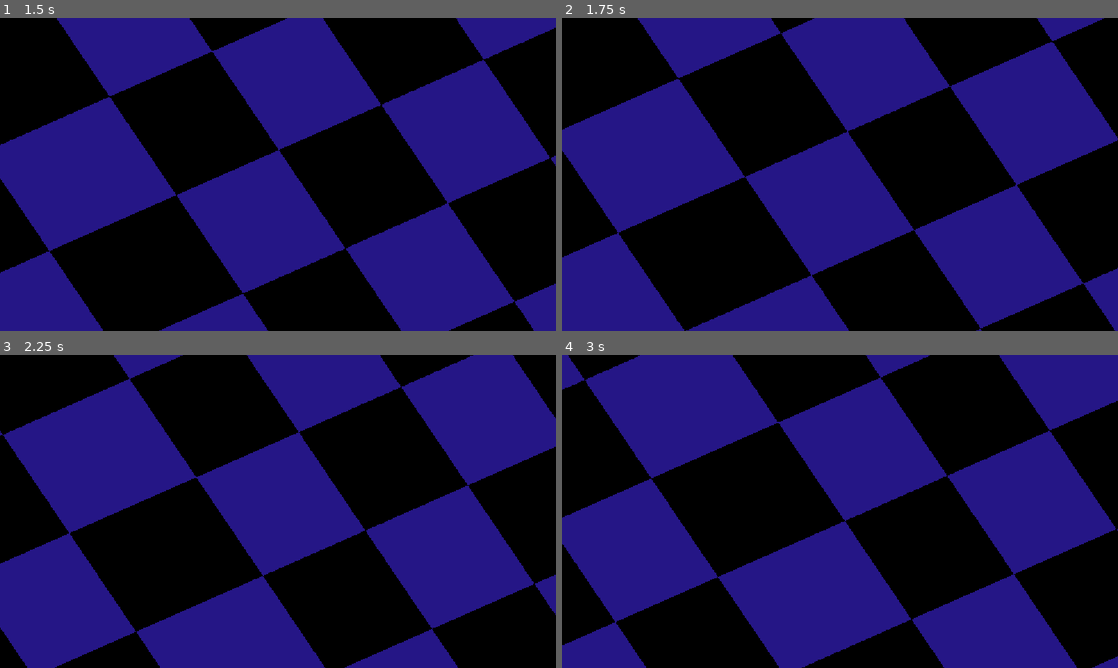
Above: before the commit, frames 1-4 (two rows, left to right).
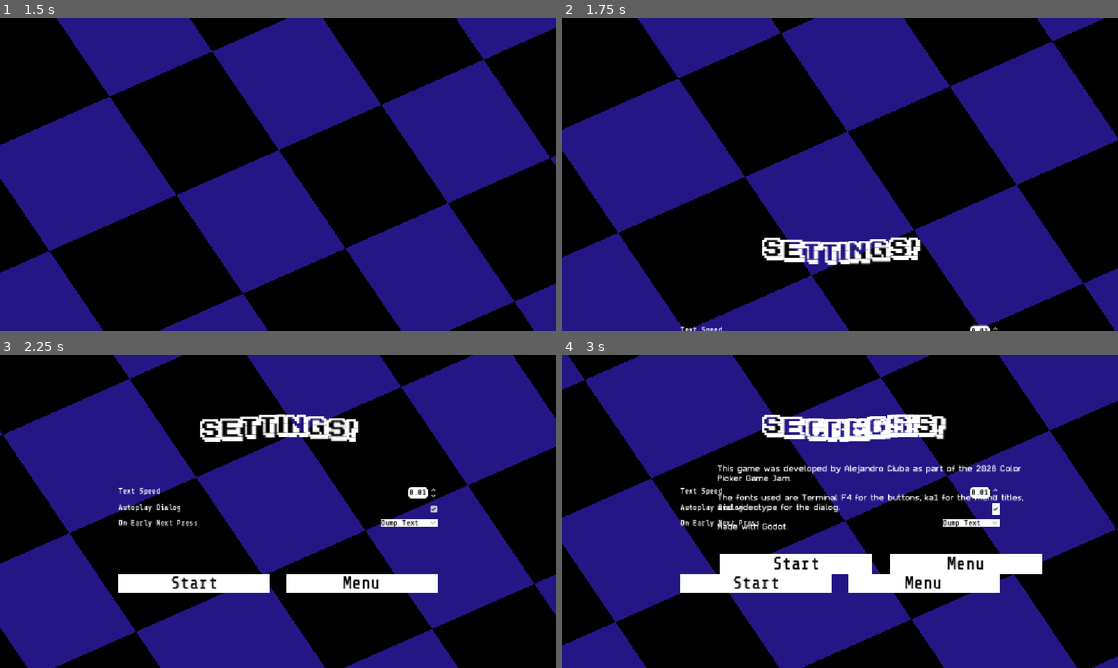
Above: after the commit, the same moments.

Repository: AlejandroCiuba/color-picker-game
Game: Godot game, scene res://scenes/levels/level.tscn
Same seed, same stepped clock (60 frames per second), same inputs: the game is played once before the commit and once after it.
Inputs (mouse positions are in pixels of both pictures, inside the frame that each line leads up to):
- Up to frame 1 (1.5 s): click "Options" at 0.5 s; click "Credits" at 1.25 s
- Up to frame 2 (1.75 s): no input
- Up to frame 3 (2.25 s): click (433, 508) at 2.02 s
- Up to frame 4 (3 s): click (973, 524) at 2.75 s, where only the run after the commit has a clickable "Dump Text"

Frame 1 is identical in both runs. In frame 2, 1.7% of the frame differs, in the area x 21-79%, y 70-100%; in frame 3, 5.6%; in frame 4, 11%, in the area x 21-87%, y 18-76%.

Commit message:
Removed test code in character and updated level to handle new menus for options and credits

Diff:
--- a/scenes/ents/character.gd
+++ b/scenes/ents/character.gd
@@ -79,16 +79,6 @@
 	_blink.start(randf_range(1.0, 5.0))
 
 
-func _process(_delta: float) -> void:
-
-	if Input.is_action_just_pressed("ui_left"):
-		_animhead.play("talk-happy")
-	elif Input.is_action_just_pressed("ui_right"):
-		_animhead.play("talk-sad")
-	elif Input.is_action_just_released("ui_left") or Input.is_action_just_released("ui_right"):
-		_animhead.play("RESET")
-
-
 func _ready() -> void:
 	_blink.timeout.connect(_on_blink_timeout)
 	_blink.start()
--- a/scenes/levels/level.gd
+++ b/scenes/levels/level.gd
@@ -58,7 +58,8 @@
 	casper.change_color(color)
 
 
-func _on_start_menu_game_started() -> void:
+func _on_game_started() -> void:
+	_settings()
 	story()
 
 
--- a/scenes/levels/level.tscn
+++ b/scenes/levels/level.tscn
@@ -5,6 +5,8 @@
 [ext_resource type="Shader" uid="uid://41ya64cjrjq2" path="res://resources/level/background.gdshader" id="3_d4w6o"]
 [ext_resource type="PackedScene" uid="uid://cwtaitecmo85m" path="res://scenes/ui/overlays/dialog_display.tscn" id="4_mbbpy"]
 [ext_resource type="PackedScene" uid="uid://ingvnj6cyb5s" path="res://scenes/ui/menus/start_menu.tscn" id="5_urvlt"]
+[ext_resource type="PackedScene" uid="uid://uo5dgu7nt7cg" path="res://scenes/ui/menus/options_menu.tscn" id="6_d4w6o"]
+[ext_resource type="PackedScene" uid="uid://b03gs86m5gpyq" path="res://scenes/ui/menus/credits_menu.tscn" id="7_mbbpy"]
 
 [sub_resource type="ShaderMaterial" id="ShaderMaterial_gilq1"]
 shader = ExtResource("3_d4w6o")
@@ -44,10 +46,11 @@
 grow_horizontal = 2
 grow_vertical = 2
 
-[node name="ColorPicker" type="CanvasLayer" parent="." unique_id=1223570371]
-layer = -1
+[node name="GameCanvases" type="Node" parent="." unique_id=1226046488]
 
-[node name="ColorControl" type="Control" parent="ColorPicker" unique_id=882266446]
+[node name="ColorPicker" type="CanvasLayer" parent="GameCanvases" unique_id=1223570371]
+
+[node name="ColorControl" type="Control" parent="GameCanvases/ColorPicker" unique_id=882266446]
 unique_name_in_owner = true
 layout_mode = 3
 anchors_preset = 15
@@ -58,7 +61,7 @@
 metadata/_edit_lock_ = true
 metadata/_edit_group_ = true
 
-[node name="MarginContainer" type="MarginContainer" parent="ColorPicker/ColorControl" unique_id=623103179]
+[node name="MarginContainer" type="MarginContainer" parent="GameCanvases/ColorPicker/ColorControl" unique_id=623103179]
 layout_mode = 1
 anchors_preset = 15
 anchor_right = 1.0
@@ -67,7 +70,7 @@
 grow_vertical = 2
 theme_override_constants/margin_left = 700
 
-[node name="ColorPicker" type="ColorPicker" parent="ColorPicker/ColorControl/MarginContainer" unique_id=1826280795]
+[node name="ColorPicker" type="ColorPicker" parent="GameCanvases/ColorPicker/ColorControl/MarginContainer" unique_id=1826280795]
 layout_mode = 2
 size_flags_horizontal = 4
 focus_behavior_recursive = 1
@@ -81,9 +84,9 @@
 hex_visible = false
 presets_visible = false
 
-[node name="Dialog" type="CanvasLayer" parent="." unique_id=1151189233]
+[node name="Dialog" type="CanvasLayer" parent="GameCanvases" unique_id=1151189233]
 
-[node name="CasperDialog" parent="Dialog" unique_id=315318346 instance=ExtResource("4_mbbpy")]
+[node name="CasperDialog" parent="GameCanvases/Dialog" unique_id=315318346 instance=ExtResource("4_mbbpy")]
 unique_name_in_owner = true
 offset_left = 246.0
 offset_top = 685.0
@@ -92,11 +95,23 @@
 scale = Vector2(0.35130125, 0.35130125)
 dialog_id = "Casper"
 word_time = 0.01
-on_early_button_press = "Skip"
-autoplay_dialog = true
 
-[node name="StartMenu" parent="." unique_id=1697332222 instance=ExtResource("5_urvlt")]
+[node name="MenuCanvases" type="Node" parent="." unique_id=889994029]
+
+[node name="StartMenu" parent="MenuCanvases" unique_id=1697332222 node_paths=PackedStringArray("options_menu", "credits_menu") instance=ExtResource("5_urvlt")]
 unique_name_in_owner = true
+options_menu = NodePath("../OptionsMenu")
+credits_menu = NodePath("../CreditsMenu")
 
-[connection signal="color_changed" from="ColorPicker/ColorControl/MarginContainer/ColorPicker" to="." method="_on_color_picker_color_changed"]
-[connection signal="game_started" from="StartMenu" to="." method="_on_start_menu_game_started"]
+[node name="OptionsMenu" parent="MenuCanvases" unique_id=1708242226 node_paths=PackedStringArray("start_menu") instance=ExtResource("6_d4w6o")]
+visible = false
+start_menu = NodePath("../StartMenu")
+
+[node name="CreditsMenu" parent="MenuCanvases" unique_id=1877508348 node_paths=PackedStringArray("start_menu") instance=ExtResource("7_mbbpy")]
+visible = false
+start_menu = NodePath("../StartMenu")
+
+[connection signal="color_changed" from="GameCanvases/ColorPicker/ColorControl/MarginContainer/ColorPicker" to="." method="_on_color_picker_color_changed"]
+[connection signal="game_started" from="MenuCanvases/StartMenu" to="." method="_on_game_started"]
+[connection signal="game_started" from="MenuCanvases/OptionsMenu" to="." method="_on_game_started"]
+[connection signal="game_started" from="MenuCanvases/CreditsMenu" to="." method="_on_game_started"]
--- /dev/null
+++ b/scenes/ui/menus/credits_menu.gd
@@ -0,0 +1,57 @@
+extends Menu
+
+@export_category("Tween Delays")
+@export var delay_time_start: float = 1E-2
+
+@export_category("Menus")
+@export var start_menu: Menu = null
+
+
+func _on_button_pressed(_button: BaseButton, menu: String) -> void:
+
+	match menu:
+		"start":
+			await _exit_tween()
+			game_started.emit()
+		"main":
+			await _exit_tween()
+			main_opened.emit()
+
+	hide()
+
+
+func _entrance_tween() -> void:
+
+	show()
+
+	var tween: Tween = create_tween()
+	tween.set_trans(Tween.TRANS_BACK).set_ease(Tween.EASE_IN_OUT)
+	tween.set_parallel(true)
+	for i in range(items.size()):
+		tween.tween_property(items[i], "offset_transform_position:x", 0.0, 0.75 + (i * delay_time_start)).from_current()
+
+	await tween.finished
+
+
+func _exit_tween() -> void:
+
+	var tween: Tween = create_tween()
+	tween.set_trans(Tween.TRANS_BACK).set_ease(Tween.EASE_IN_OUT)
+	tween.set_parallel(true)
+	for i in range(items.size()):
+		tween.tween_property(items[i], "offset_transform_position:x", -1000.0, 0.75 + (i * delay_time_start)).from_current()
+
+	await tween.finished
+
+
+func _ready() -> void:
+
+	super()
+
+	hide()
+	for item in items:
+		item.offset_transform_position.x = -1000.0
+
+	if start_menu == null:
+		return
+	start_menu.credits_opened.connect(_entrance_tween)
--- /dev/null
+++ b/scenes/ui/menus/credits_menu.tscn
@@ -0,0 +1,88 @@
+[gd_scene format=3 uid="uid://b03gs86m5gpyq"]
+
+[ext_resource type="Script" uid="uid://cd47su8mr3pv2" path="res://scenes/ui/menus/credits_menu.gd" id="1_scm5y"]
+[ext_resource type="FontFile" uid="uid://c0asq15ilv8xa" path="res://assets/fonts/ka1.ttf" id="2_sqv04"]
+[ext_resource type="Script" uid="uid://rhi57vlt36pi" path="res://scenes/ui/overlays/animated_button.gd" id="3_3huj3"]
+[ext_resource type="FontFile" uid="uid://bjpigie2n8pg6" path="res://assets/fonts/videotype/videotype.ttf" id="3_sqv04"]
+
+[node name="CreditsMenu" type="CanvasLayer" unique_id=1708242226 node_paths=PackedStringArray("items")]
+script = ExtResource("1_scm5y")
+items = [NodePath("Control/MarginContainer/VBoxContainer/Title"), NodePath("Control/MarginContainer/VBoxContainer/Credits"), NodePath("Control/MarginContainer/VBoxContainer/ButtonsContainer/Start"), NodePath("Control/MarginContainer/VBoxContainer/ButtonsContainer/Menu")]
+
+[node name="Control" type="Control" parent="." unique_id=1043757605]
+layout_mode = 3
+anchors_preset = 15
+anchor_right = 1.0
+anchor_bottom = 1.0
+grow_horizontal = 2
+grow_vertical = 2
+offset_transform_enabled = true
+
+[node name="MarginContainer" type="MarginContainer" parent="Control" unique_id=970617572]
+layout_mode = 1
+anchors_preset = 15
+anchor_right = 1.0
+anchor_bottom = 1.0
+grow_horizontal = 2
+grow_vertical = 2
+theme_override_constants/margin_left = 245
+theme_override_constants/margin_top = 122
+theme_override_constants/margin_right = 245
+
+[node name="VBoxContainer" type="VBoxContainer" parent="Control/MarginContainer" unique_id=643931334]
+layout_mode = 2
+theme_override_constants/separation = 48
+
+[node name="Title" type="RichTextLabel" parent="Control/MarginContainer/VBoxContainer" unique_id=263914929]
+unique_name_in_owner = true
+clip_contents = false
+layout_mode = 2
+offset_transform_enabled = true
+theme_override_fonts/normal_font = ExtResource("2_sqv04")
+theme_override_font_sizes/normal_font_size = 48
+bbcode_enabled = true
+text = "[wave amp=50]Credits![/wave]"
+fit_content = true
+scroll_active = false
+horizontal_alignment = 1
+vertical_alignment = 1
+
+[node name="Credits" type="RichTextLabel" parent="Control/MarginContainer/VBoxContainer" unique_id=1810868635]
+unique_name_in_owner = true
+layout_mode = 2
+size_flags_vertical = 0
+theme_override_fonts/normal_font = ExtResource("3_sqv04")
+text = "This game was developed by Alejandro Ciuba as part of the 2026 Color Picker Game Jam.
+
+The fonts used are Terminal F4 for the buttons, ka1 for the menu titles, and videotype for the dialog.
+
+Made with Godot."
+fit_content = true
+
+[node name="ButtonsContainer" type="HBoxContainer" parent="Control/MarginContainer/VBoxContainer" unique_id=1855886735]
+unique_name_in_owner = true
+layout_mode = 2
+theme_override_constants/separation = 32
+
+[node name="Start" type="Button" parent="Control/MarginContainer/VBoxContainer/ButtonsContainer" unique_id=1260980792]
+unique_name_in_owner = true
+layout_mode = 2
+size_flags_horizontal = 3
+theme_override_font_sizes/font_size = 36
+text = "Start"
+script = ExtResource("3_3huj3")
+tween_size = Vector2(1.15, 1.15)
+metadata/_custom_type_script = "uid://rhi57vlt36pi"
+
+[node name="Menu" type="Button" parent="Control/MarginContainer/VBoxContainer/ButtonsContainer" unique_id=1859220503]
+unique_name_in_owner = true
+layout_mode = 2
+size_flags_horizontal = 3
+theme_override_font_sizes/font_size = 36
+text = "Menu"
+script = ExtResource("3_3huj3")
+tween_size = Vector2(1.15, 1.15)
+metadata/_custom_type_script = "uid://rhi57vlt36pi"
+
+[connection signal="pressed" from="Control/MarginContainer/VBoxContainer/ButtonsContainer/Start" to="." method="_on_button_pressed" flags=18 binds= ["start"]]
+[connection signal="pressed" from="Control/MarginContainer/VBoxContainer/ButtonsContainer/Menu" to="." method="_on_button_pressed" flags=18 binds= ["main"]]
--- /dev/null
+++ b/scenes/ui/menus/menu.gd
@@ -0,0 +1,27 @@
+@abstract class_name Menu
+extends CanvasLayer
+
+@warning_ignore("unused_signal")
+signal game_started()
+@warning_ignore("unused_signal")
+signal options_opened()
+@warning_ignore("unused_signal")
+signal credits_opened()
+@warning_ignore("unused_signal")
+signal main_opened()
+
+@export var items: Array[Control] = []
+
+
+@abstract func _on_button_pressed(button: BaseButton, menu: String) -> void
+
+
+@abstract func _entrance_tween() -> void
+
+
+@abstract func _exit_tween() -> void
+
+
+func _ready() -> void:
+	for item in items:
+		item.offset_transform_enabled = true
--- /dev/null
+++ b/scenes/ui/menus/options_menu.gd
@@ -0,0 +1,75 @@
+extends Menu
+
+
+@export_category("Tween Delays")
+@export var delay_time_start: float = 1E-2
+
+
+@export_category("Menus")
+@export var start_menu: Menu = null
+
+
+func _entrance_tween() -> void:
+
+	show()
+
+	var tween: Tween = create_tween()
+	tween.set_trans(Tween.TRANS_BACK).set_ease(Tween.EASE_IN_OUT)
+	tween.set_parallel(true)
+	for i in range(items.size()):
+		tween.tween_property(items[i], "offset_transform_position:y", 0.0, 0.75 + (i * delay_time_start)).from_current()
+
+	await tween.finished
+
+
+func _exit_tween() -> void:
+
+	var tween: Tween = create_tween()
+	tween.set_trans(Tween.TRANS_BACK).set_ease(Tween.EASE_IN_OUT)
+	tween.set_parallel(true)
+	for i in range(items.size()):
+		tween.tween_property(items[i], "offset_transform_position:y", 1000.0, 0.75 + (i * delay_time_start)).from_current()
+
+	await tween.finished
+
+
+func _on_button_pressed(_button: BaseButton, menu: String) -> void:
+
+	match menu:
+		"start":
+			await _exit_tween()
+			game_started.emit()
+		"main":
+			await _exit_tween()
+			main_opened.emit()
+
+	hide()
+
+
+func _on_text_speed_value_changed(value: float) -> void:
+	Settings.text_speed = value
+
+
+func _on_autoplay_toggled(toggled_on: bool) -> void:
+	Settings.autoplay_dialog = toggled_on
+
+
+func _on_next_options_item_selected(index: int, source: OptionButton) -> void:
+	Settings.on_next_press = source.get_item_text(index)
+
+
+func _ready() -> void:
+
+	super()
+
+	%TextSpeed.value = Settings.text_speed
+	%Autoplay.set_pressed_no_signal(Settings.autoplay_dialog)
+	Settings.on_next_press = %NextOptions.get_item_text(%NextOptions.selected)
+
+	hide()
+	for item in items:
+		item.offset_transform_position.y = 1000.0
+
+	if start_menu == null:
+		return
+	start_menu.options_opened.connect(_entrance_tween)
--- a/scenes/ui/menus/options_menu.tscn
+++ b/scenes/ui/menus/options_menu.tscn
@@ -1,8 +1,12 @@
 [gd_scene format=3 uid="uid://uo5dgu7nt7cg"]
 
 [ext_resource type="FontFile" uid="uid://c0asq15ilv8xa" path="res://assets/fonts/ka1.ttf" id="1_8sva7"]
+[ext_resource type="Script" uid="uid://b5yqwtbrbkaou" path="res://scenes/ui/menus/options_menu.gd" id="1_etp0f"]
+[ext_resource type="Script" uid="uid://rhi57vlt36pi" path="res://scenes/ui/overlays/animated_button.gd" id="2_2lvmk"]
 
-[node name="OptionsMenu" type="CanvasLayer" unique_id=1708242226]
+[node name="OptionsMenu" type="CanvasLayer" unique_id=1708242226 node_paths=PackedStringArray("items")]
+script = ExtResource("1_etp0f")
+items = [NodePath("Control/MarginContainer/VBoxContainer/Title"), NodePath("Control/MarginContainer/VBoxContainer/VBoxContainer/TextSpeedContainer"), NodePath("Control/MarginContainer/VBoxContainer/VBoxContainer/AutoplayContainer"), NodePath("Control/MarginContainer/VBoxContainer/VBoxContainer/NextOptionsContainer"), NodePath("Control/MarginContainer/VBoxContainer/ButtonsContainer")]
 
 [node name="Control" type="Control" parent="." unique_id=1043757605]
 layout_mode = 3
@@ -11,6 +15,7 @@
 anchor_bottom = 1.0
 grow_horizontal = 2
 grow_vertical = 2
+offset_transform_enabled = true
 
 [node name="MarginContainer" type="MarginContainer" parent="Control" unique_id=970617572]
 layout_mode = 1
@@ -45,16 +50,17 @@
 layout_mode = 2
 theme_override_constants/separation = 8
 
-[node name="HBoxContainer" type="HBoxContainer" parent="Control/MarginContainer/VBoxContainer/VBoxContainer" unique_id=1454191651]
+[node name="TextSpeedContainer" type="HBoxContainer" parent="Control/MarginContainer/VBoxContainer/VBoxContainer" unique_id=1454191651]
+unique_name_in_owner = true
 layout_mode = 2
 size_flags_vertical = 3
 
-[node name="RichTextLabel" type="RichTextLabel" parent="Control/MarginContainer/VBoxContainer/VBoxContainer/HBoxContainer" unique_id=384413521]
+[node name="RichTextLabel" type="RichTextLabel" parent="Control/MarginContainer/VBoxContainer/VBoxContainer/TextSpeedContainer" unique_id=384413521]
 layout_mode = 2
 size_flags_horizontal = 3
 text = "Text Speed"
 
-[node name="TextSpeed" type="SpinBox" parent="Control/MarginContainer/VBoxContainer/VBoxContainer/HBoxContainer" unique_id=812718737]
+[node name="TextSpeed" type="SpinBox" parent="Control/MarginContainer/VBoxContainer/VBoxContainer/TextSpeedContainer" unique_id=812718737]
 unique_name_in_owner = true
 layout_mode = 2
 size_flags_horizontal = 10
@@ -62,37 +68,40 @@
 step = 0.01
 alignment = 1
 
-[node name="HBoxContainer3" type="HBoxContainer" parent="Control/MarginContainer/VBoxContainer/VBoxContainer" unique_id=1903135336]
+[node name="AutoplayContainer" type="HBoxContainer" parent="Control/MarginContainer/VBoxContainer/VBoxContainer" unique_id=1903135336]
+unique_name_in_owner = true
 layout_mode = 2
 size_flags_vertical = 3
 
-[node name="RichTextLabel" type="RichTextLabel" parent="Control/MarginContainer/VBoxContainer/VBoxContainer/HBoxContainer3" unique_id=1444139753]
+[node name="RichTextLabel" type="RichTextLabel" parent="Control/MarginContainer/VBoxContainer/VBoxContainer/AutoplayContainer" unique_id=1444139753]
 layout_mode = 2
 size_flags_horizontal = 3
 text = "Autoplay Dialog"
 
-[node name="Autoplay" type="CheckBox" parent="Control/MarginContainer/VBoxContainer/VBoxContainer/HBoxContainer3" unique_id=1785938987]
+[node name="Autoplay" type="CheckBox" parent="Control/MarginContainer/VBoxContainer/VBoxContainer/AutoplayContainer" unique_id=1785938987]
 unique_name_in_owner = true
 layout_mode = 2
 size_flags_horizontal = 10
 text = "
 "
 
-[node name="HBoxContainer2" type="HBoxContainer" parent="Control/MarginContainer/VBoxContainer/VBoxContainer" unique_id=98665128]
+[node name="NextOptionsContainer" type="HBoxContainer" parent="Control/MarginContainer/VBoxContainer/VBoxContainer" unique_id=98665128]
+unique_name_in_owner = true
 layout_mode = 2
 size_flags_vertical = 3
 
-[node name="RichTextLabel" type="RichTextLabel" parent="Control/MarginContainer/VBoxContainer/VBoxContainer/HBoxContainer2" unique_id=203658674]
+[node name="RichTextLabel" type="RichTextLabel" parent="Control/MarginContainer/VBoxContainer/VBoxContainer/NextOptionsContainer" unique_id=203658674]
 layout_mode = 2
 size_flags_horizontal = 3
 text = "On Early Next Press"
 fit_content = true
 scroll_active = false
 
-[node name="NextOptions" type="OptionButton" parent="Control/MarginContainer/VBoxContainer/VBoxContainer/HBoxContainer2" unique_id=900581349]
+[node name="NextOptions" type="OptionButton" parent="Control/MarginContainer/VBoxContainer/VBoxContainer/NextOptionsContainer" unique_id=900581349]
 unique_name_in_owner = true
 layout_mode = 2
 size_flags_horizontal = 10
+selected = 0
 allow_reselect = true
 item_count = 3
 popup/item_0/text = "Dump Text"
@@ -102,20 +111,33 @@
 popup/item_2/text = "Nothing"
 popup/item_2/id = 2
 
-[node name="HBoxContainer" type="HBoxContainer" parent="Control/MarginContainer/VBoxContainer" unique_id=1855886735]
+[node name="ButtonsContainer" type="HBoxContainer" parent="Control/MarginContainer/VBoxContainer" unique_id=1855886735]
+unique_name_in_owner = true
 layout_mode = 2
 theme_override_constants/separation = 32
 
-[node name="Start" type="Button" parent="Control/MarginContainer/VBoxContainer/HBoxContainer" unique_id=640066600]
+[node name="Start" type="Button" parent="Control/MarginContainer/VBoxContainer/ButtonsContainer" unique_id=1260980792]
 unique_name_in_owner = true
 layout_mode = 2
 size_flags_horizontal = 3
 theme_override_font_sizes/font_size = 36
 text = "Start"
+script = ExtResource("2_2lvmk")
+tween_size = Vector2(1.15, 1.15)
+metadata/_custom_type_script = "uid://rhi57vlt36pi"
 
-[node name="Menu" type="Button" parent="Control/MarginContainer/VBoxContainer/HBoxContainer" unique_id=2076427020]
+[node name="Menu" type="Button" parent="Control/MarginContainer/VBoxContainer/ButtonsContainer" unique_id=1859220503]
 unique_name_in_owner = true
 layout_mode = 2
 size_flags_horizontal = 3
 theme_override_font_sizes/font_size = 36
 text = "Menu"
+script = ExtResource("2_2lvmk")
+tween_size = Vector2(1.15, 1.15)
+metadata/_custom_type_script = "uid://rhi57vlt36pi"
+
+[connection signal="value_changed" from="Control/MarginContainer/VBoxContainer/VBoxContainer/TextSpeedContainer/TextSpeed" to="." method="_on_text_speed_value_changed"]
+[connection signal="toggled" from="Control/MarginContainer/VBoxContainer/VBoxContainer/AutoplayContainer/Autoplay" to="." method="_on_autoplay_toggled"]
+[connection signal="item_selected" from="Control/MarginContainer/VBoxContainer/VBoxContainer/NextOptionsContainer/NextOptions" to="." method="_on_next_options_item_selected" flags=18]
+[connection signal="pressed" from="Control/MarginContainer/VBoxContainer/ButtonsContainer/Start" to="." method="_on_button_pressed" flags=18 binds= ["start"]]
+[connection signal="pressed" from="Control/MarginContainer/VBoxContainer/ButtonsContainer/Menu" to="." method="_on_button_pressed" flags=18 binds= ["main"]]
--- a/scenes/ui/menus/start_menu.gd
+++ b/scenes/ui/menus/start_menu.gd
@@ -1,8 +1,4 @@
-extends CanvasLayer
-
-signal game_started()
-signal options_opened()
-signal credits_opened()
+extends Menu
 
 @export_category("Tween Delays")
 @export var delay_time_ready: float = 1E-2
@@ -10,21 +6,24 @@
 @export var delay_time_options: float = 1E-2
 @export var delay_time_credits: float = 1E-2
 
+
+@export_category("Menus")
+@export var options_menu: Menu = null
+@export var credits_menu: Menu = null
+
+
 @onready var title: RichTextLabel = %Title
 @onready var start_button: AnimatedButton = %StartButton
 @onready var options_button: AnimatedButton = %OptionsButton
 @onready var credits_button: AnimatedButton = %CreditsButton
 
 
-func _start_tween() -> void:
-
-	var items: Array[Control] = [title, start_button, options_button, credits_button]
+func _exit_tween() -> void:
 
 	var tween: Tween = create_tween()
 	tween.set_trans(Tween.TRANS_BACK).set_ease(Tween.EASE_IN_OUT)
 	tween.set_parallel(true)
 	for i in range(items.size()):
-		items[i].offset_transform_enabled = true
 		tween.tween_property(items[i], "offset_transform_position:y", 1000.0, 0.75 + (i * delay_time_start)).from_current()
 
 	await tween.finished
@@ -32,13 +31,10 @@
 
 func _options_tween() -> void:
 
-	var items: Array[Control] = [title, start_button, options_button, credits_button]
-
 	var tween: Tween = create_tween()
 	tween.set_trans(Tween.TRANS_BACK).set_ease(Tween.EASE_IN_OUT)
 	tween.set_parallel(true)
 	for i in range(items.size()):
-		items[i].offset_transform_enabled = true
 		tween.tween_property(items[i], "offset_transform_position:y", -1000.0, 0.75 + (i * delay_time_options)).from_current()
 
 	await tween.finished
@@ -46,36 +42,54 @@
 
 func _credits_tween() -> void:
 
-	var items: Array[Control] = [title, start_button, options_button, credits_button]
+	var tween: Tween = create_tween()
+	tween.set_trans(Tween.TRANS_BACK).set_ease(Tween.EASE_IN_OUT)
+	tween.set_parallel(true)
+	for i in range(items.size()):
+		tween.tween_property(items[i], "offset_transform_position:x", -1000.0, 0.75 + (i * delay_time_credits)).from_current()
+
+	await tween.finished
+
+
+func _entrance_tween() -> void:
 
 	var tween: Tween = create_tween()
 	tween.set_trans(Tween.TRANS_BACK).set_ease(Tween.EASE_IN_OUT)
 	tween.set_parallel(true)
 	for i in range(items.size()):
-		items[i].offset_transform_enabled = true
-		tween.tween_property(items[i], "offset_transform_position:x", -1000.0, 0.75 + (i * delay_time_credits)).from_current()
+		tween.tween_property(items[i], "offset_transform_position:x", 0.0, 0.75 + (i * delay_time_ready)).from(1000.0)
+
+
+func _entrance_tween_options() -> void:
+
+	show()
+	var tween: Tween = create_tween()
+	tween.set_trans(Tween.TRANS_BACK).set_ease(Tween.EASE_IN_OUT)
+	tween.set_parallel(true)
+	for i in range(items.size()):
+		tween.tween_property(items[i], "offset_transform_position:y", 0.0, 0.75 + (i * delay_time_options)).from_current()
 
 	await tween.finished
 
 
-func _ready_tween() -> void:
+func _entrance_tween_credits() -> void:
 
-	var items: Array[Control] = [title, start_button, options_button, credits_button]
-
+	show()
 	var tween: Tween = create_tween()
 	tween.set_trans(Tween.TRANS_BACK).set_ease(Tween.EASE_IN_OUT)
 	tween.set_parallel(true)
 	for i in range(items.size()):
-		items[i].offset_transform_enabled = true
-		tween.tween_property(items[i], "offset_transform_position:x", 0.0, 0.75 + (i * delay_time_ready)).from(1000.0)
+		tween.tween_property(items[i], "offset_transform_position:x", 0.0, 0.75 + (i * delay_time_credits)).from_current()
+
+	await tween.finished
 
 
-func _on_button_pressed(button: BaseButton, menu: String) -> void:
 
-	button.disabled = true
+func _on_button_pressed(_button: BaseButton, menu: String) -> void:
+
 	match menu:
 		"start":
-			await _start_tween()
+			await _exit_tween()
 			game_started.emit()
 		"options":
 			await _options_tween()
@@ -87,7 +101,12 @@
 
 
 func _ready() -> void:
+	super()
 	start_button.disabled = false
 	options_button.disabled = false
 	credits_button.disabled = false
-	_ready_tween()
+	_entrance_tween()
+	if options_menu != null:
+		options_menu.main_opened.connect(_entrance_tween_options)
+	if credits_menu != null:
+		credits_menu.main_opened.connect(_entrance_tween_credits)
--- a/scenes/ui/menus/start_menu.tscn
+++ b/scenes/ui/menus/start_menu.tscn
@@ -4,10 +4,11 @@
 [ext_resource type="Script" uid="uid://b4xu8lgi7x1tx" path="res://scenes/ui/menus/start_menu.gd" id="1_qjqn2"]
 [ext_resource type="Script" uid="uid://rhi57vlt36pi" path="res://scenes/ui/overlays/animated_button.gd" id="2_k8lbe"]
 
-[node name="StartMenu" type="CanvasLayer" unique_id=1697332222]
+[node name="StartMenu" type="CanvasLayer" unique_id=1697332222 node_paths=PackedStringArray("items")]
 script = ExtResource("1_qjqn2")
 delay_time_ready = 0.1
 delay_time_credits = 0.1
+items = [NodePath("Control/MarginContainer/VBoxContainer/Title"), NodePath("Control/MarginContainer/VBoxContainer/VBoxContainer/StartButton"), NodePath("Control/MarginContainer/VBoxContainer/VBoxContainer/OptionsButton"), NodePath("Control/MarginContainer/VBoxContainer/VBoxContainer/CreditsButton")]
 
 [node name="Control" type="Control" parent="." unique_id=1989457464]
 layout_mode = 3
Not shown, added: scenes/ui/menus/credits_menu.gd.uid
Not shown, added: scenes/ui/menus/menu.gd.uid
Not shown, added: scenes/ui/menus/options_menu.gd.uid
